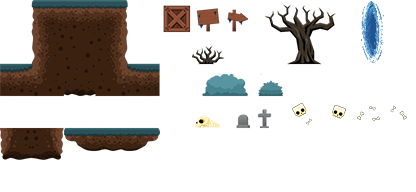
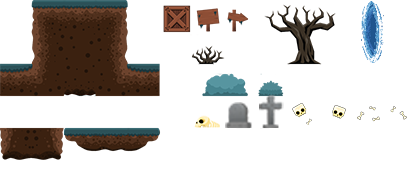
Layer changes from the first 416px x 192px image to the second:
painted on "Capa 1" over box(225, 94, 284, 128)
